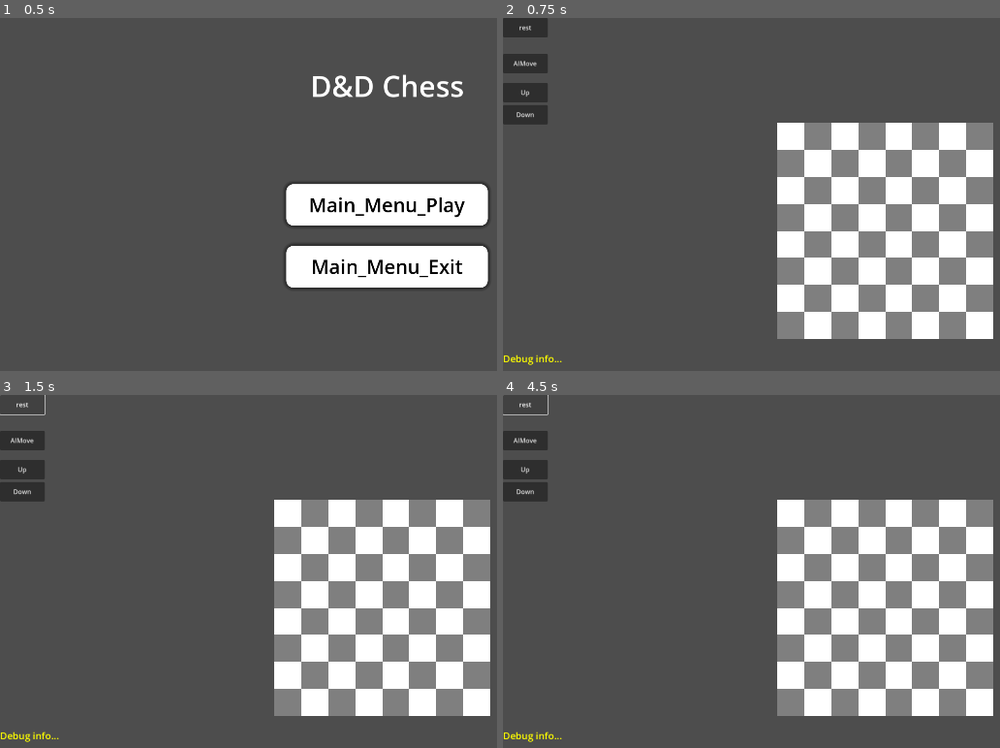
Above: before the commit, frames 1-4 (two rows, left to right).
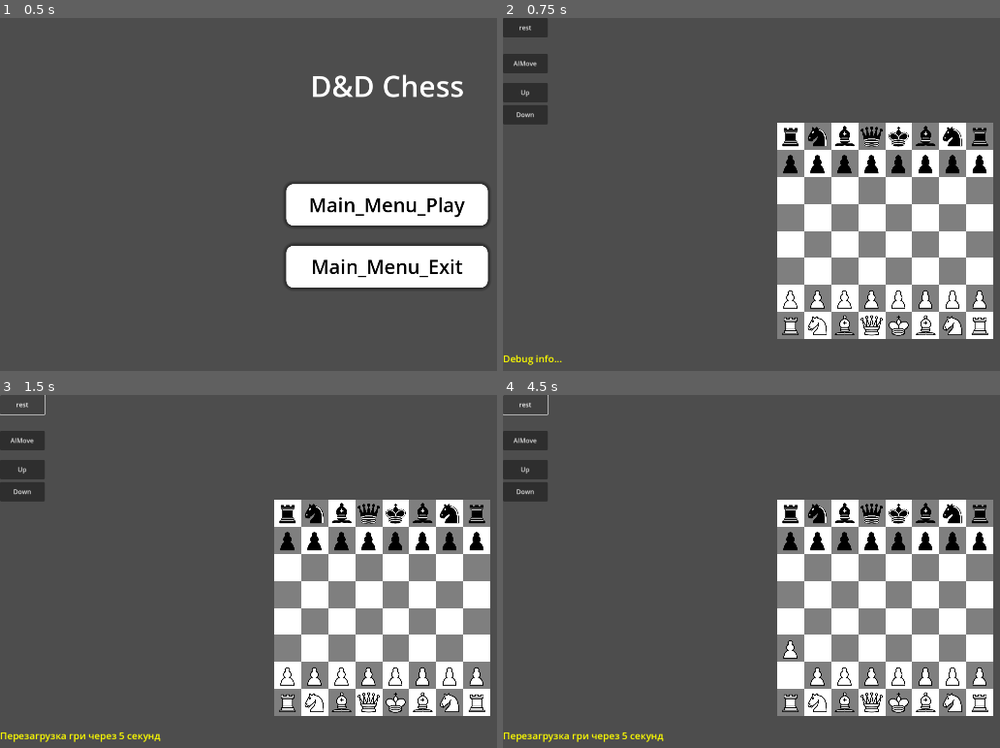
Above: after the commit, the same moments.

Repository: MrAlexander7/chess-with-hp
Game: Godot game, scene res://scene/main_menu.tscn
The game is run twice, just before and just after one commit, with the same random seed, the same clock (stepped at 60 frames per second) and the same inputs.
Inputs:
- Up to frame 1 (0.5 s): no input
- Up to frame 2 (0.75 s): click "Main_Menu_Play" at 0.5 s
- Up to frame 3 (1.5 s): click "rest" at 1.25 s
- Up to frame 4 (4.5 s): click "AIMove" at 2 s; click "Up" at 2.75 s; click "Down" at 3.5 s; click "rest" at 4.25 s

Frame 1 is identical in both runs. In frame 2, 3.3% of the frame differs, in the area x 56-98%, y 30-91%; in frame 3, 3.6%; in frame 4, 3.7%, in the area x 0-98%, y 30-99%.
Error before the commit: Parse Error: Expected expression after "and" operator. (res://scripts/main.gd:106)

Commit message:
add move_history

Diff:
--- a/scripts/main.gd
+++ b/scripts/main.gd
@@ -1,5 +1,6 @@
 extends Node2D
 var pieces=[]
+var move_history = []
 var current_turn = 0
 
 
@@ -79,6 +80,10 @@
 		else:
 			# Якщо фігура активна, перевіряємо, чи може вона сюди піти
 			if activePiece.canMove2Cell(cellCoord.x, cellCoord.y):
+
+				var start_x = activePiece.vertid
+				var start_y = activePiece.horzid
+
 				if is_move_safe(activePiece, cellCoord.x, cellCoord.y):
 
 					var is_castling_move = false
@@ -99,40 +104,44 @@
 							return
 							# Перевірка на взяття фігури
 					var target_piece = get_piece_at(cellCoord.x, cellCoord.y)
+					var turn_ended = false
 					var combat_result_death = false
+
 					if target_piece != null:
 						if target_piece.color != activePiece.color:
 							debugLog.text = "Атака"
-							if target_piece.moved and :
+							if target_piece.moved:
 								debugLog.text = "Атака по захисту"
 								target_piece.take_attack(activePiece.attack, "ARMOR")
-								activePiece.moved = true
-								#update_ui_stacks()
-								check_game_over_status()
-								change_turn()
-								activatePiece(null)
-								return
-						else:
-							combat_result_death = target_piece.take_attack(activePiece.attack, "HP")
-							if combat_result_death:
-								debugLog.text = "Ворог знищений! Займаємо місце"
-								removePiece(target_piece)
+								activePiece.placeAtCell(start_x, start_y)
+								record_move(activePiece, start_x, start_y, cellCoord.x, cellCoord.y, "attack_armor", target_piece)
+								turn_ended = true
 							else:
-								debugLog.text = "Ворог живий, але ранений!"
-								activePiece.moved = true
-								#update_ui_stacks()
-								change_turn()
-								activatePiece(null)
-								return
-
-					# Переміщуємо фігуру
-					activePiece.placeAtCell(cellCoord.x, cellCoord.y)
-					activePiece.moved = true
-					#update_ui_stacks()
-					check_for_check_status()
-					check_game_over_status()
-					change_turn()
-					activatePiece(null)
+								combat_result_death = target_piece.take_attack(activePiece.attack, "HP")
+								if combat_result_death:
+									debugLog.text = "Ворог знищений! Займаємо місце"
+									record_move(activePiece, start_x, start_y, cellCoord.x, cellCoord.y, "kill", target_piece)
+									removePiece(target_piece)
+									activePiece.placeAtCell(cellCoord.x, cellCoord.y)
+									turn_ended = true
+								else:
+									debugLog.text = "Ворог живий, але ранений!"
+									activePiece.placeAtCell(start_x, start_y)
+									record_move(activePiece, start_x, start_y, cellCoord.x, cellCoord.y, "attack_fail", target_piece)
+									turn_ended = true
+						elif target_piece == null:
+							activePiece.placeAtCell(cellCoord.x, cellCoord.y)
+							#await handle_pawn_promotion(activePiece)
+							record_move(activePiece, start_x, start_y, cellCoord.x, cellCoord.y, "move")
+							turn_ended = true
+						if turn_ended:
+							activePiece.moved = true
+							#update_ui_stacks()
+							#update_info_panel(activePiece)
+							check_for_check_status()
+							check_game_over_status()
+							change_turn()
+							activatePiece(null)
 				else:
 					debugLog.text = "Хід заборонено! Ваш Король під ударом!"
 			else:
@@ -414,3 +423,16 @@
 		debugLog.text = "draw"
 		restart_game()
 	pass
+
+func record_move(piece, from_v, from_h, to_v, to_h, action_type, target_piece = null):
+	var entry = {
+		"turn_number": move_history.size + 1,
+		"color": piece.color,
+		"piece_type": piece.type,
+		"from": Vector2i(from_v, from_h),
+		"to": Vector2i(to_v, to_h),
+		"action": action_type,
+		"target_type": target_piece.type if target_piece else -1
+	}
+	move_history.append(entry)
+	debugLog.text = "Історія: %s" % entry
